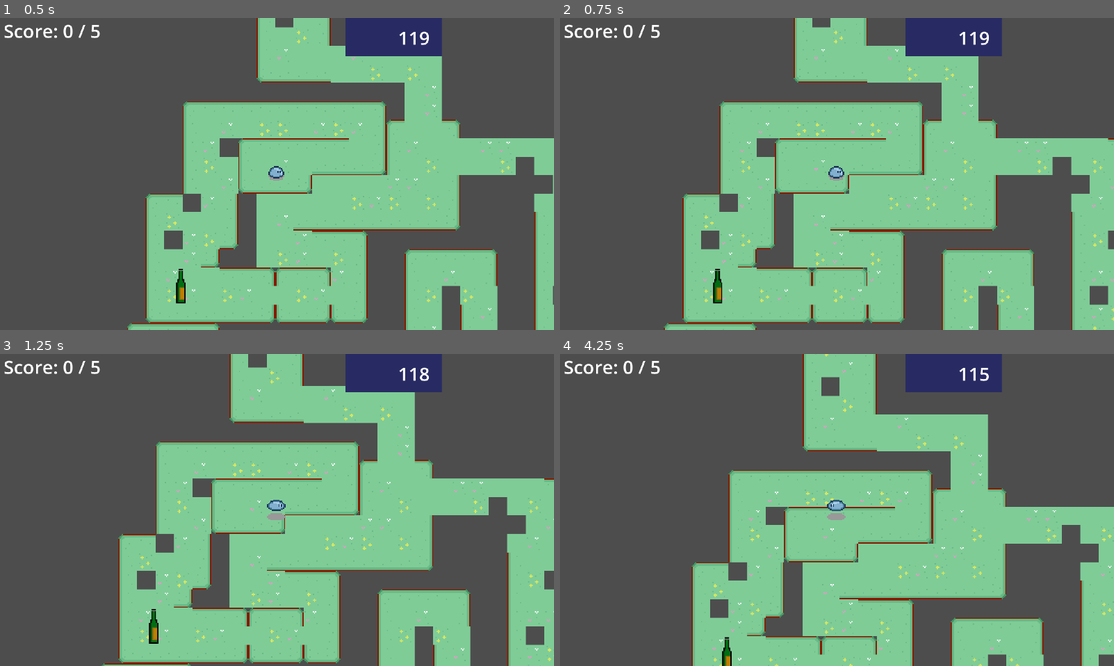
Above: before the commit, frames 1-4 (two rows, left to right).
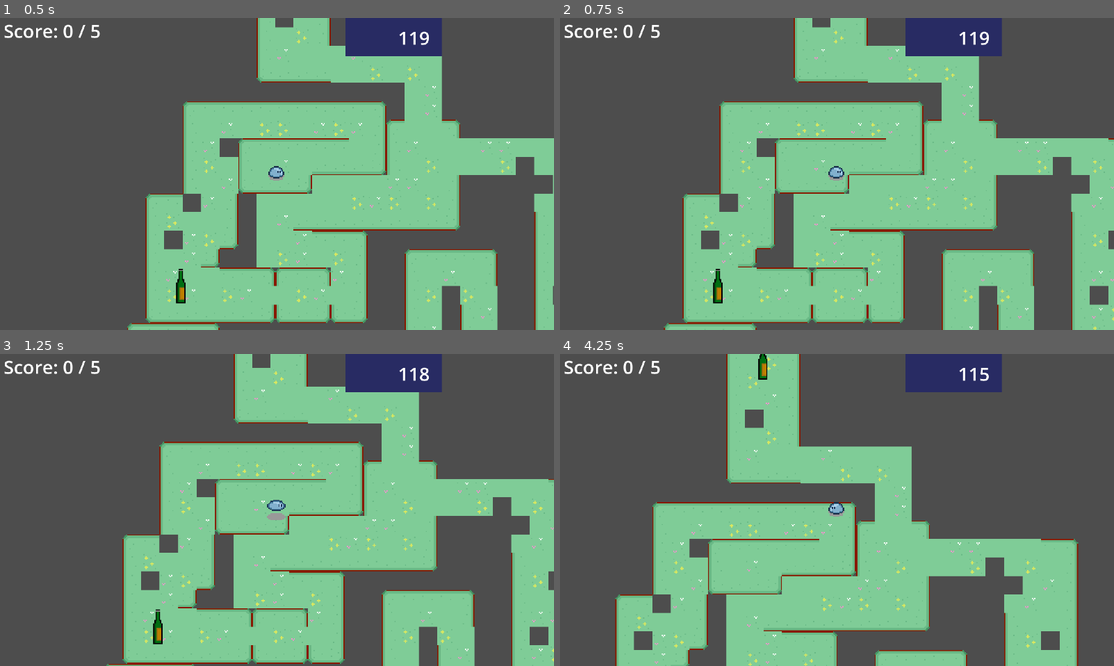
Above: after the commit, the same moments.

Repository: LEBOURGEOIS-maker/Jacky-boiiing
Game: Godot game, scene res://Scenes/niveau2.tscn
Two runs of this game, one before a commit and one after it. Both use one fixed random seed, a clock stepped at 60 frames per second and the inputs below. This scene is started directly instead of the project's main scene.
Inputs (mouse positions are in pixels of both pictures, inside the frame that each line leads up to):
- Up to frame 1 (0.5 s): no input
- Up to frame 2 (0.75 s): tap Enter (ui_accept) at 0.5 s; move the mouse to (958, 158) at 0.52 s; hold D (right) from 0.53 s (still down)
- Up to frame 3 (1.25 s): keep holding D (right); tap Enter (ui_accept) at 0.77 s
- Up to frame 4 (4.25 s): move the mouse to (726, 525) at 1.27 s; release D (right) at 1.28 s; hold S (down) 1.28-2.03 s; tap Enter (ui_accept) at 1.52, 3.02, 3.77 s; move the mouse to (892, 441) at 2.02 s; hold D (right) 2.03-2.78 s; move the mouse to (809, 572) at 2.77 s; hold Up (ui_up) 2.78-3.53 s; move the mouse to (1003, 556) at 3.52 s; hold Q (left) from 3.53 s (still down)

Frame 1 is identical in both runs. In frame 2, 0.3% of the frame differs, in the area x 18-100%, y 0-100%; in frame 3, 6.9%; in frame 4, 40%, in the area x 9-100%, y 0-100%.

Commit message:
the last emilie malade

Diff:
--- a/Scenes/niveau1.tscn
+++ b/Scenes/niveau1.tscn
@@ -127,7 +127,7 @@
 1:2/0 = 0
 1:2/0/physics_layer_0/polygon_0/points = PackedVector2Array(8, 5.875, 8, 8, -8, 8, -8, 5.875)
 2:2/0 = 0
-2:2/0/physics_layer_0/polygon_0/points = PackedVector2Array(6, -8, 8, -8, 8, 8, -8, 8, -8, 6, 2.625, 5.875, 5.875, 3)
+2:2/0/physics_layer_0/polygon_0/points = PackedVector2Array(-8, -8, 8, -8, 8, 8, -8, 8)
 1:4/0 = 0
 2:4/0 = 0
 0:4/0 = 0
--- a/Scenes/niveau2.tscn
+++ b/Scenes/niveau2.tscn
@@ -92,22 +92,24 @@
 [sub_resource type="TileSetAtlasSource" id="TileSetAtlasSource_num5l"]
 texture = ExtResource("7_ugboj")
 0:0/0 = 0
-0:0/0/physics_layer_0/polygon_0/points = PackedVector2Array(-8, 8, -8, -8, 8, -8, 8, -6.875, -3.875, -7, -6.75, -4, -7, 8)
+0:0/0/physics_layer_0/polygon_0/points = PackedVector2Array(8, -8, -8, -8, -8, 8, -5.125, 8, -4.25, -3.75, 8, -4.125)
 1:0/0 = 0
-1:0/0/physics_layer_0/polygon_0/points = PackedVector2Array(-8, -8, 8, -8, 8, -7, -8, -6.875)
+1:0/0/physics_layer_0/polygon_0/points = PackedVector2Array(-8, -8, 8, -8, 8, -3.125, -8, -2.875)
 2:0/0 = 0
-2:0/0/physics_layer_0/polygon_0/points = PackedVector2Array(-8, -8, 8, -8, 8, 8, 7, 8, 6.75, -3.875, 3.875, -7, -8, -6.875)
+2:0/0/physics_layer_0/polygon_0/points = PackedVector2Array(-8, -8, -8, -4.125, 4.625, -4.25, 4.375, 8, 8, 8, 8, -8)
 0:1/0 = 0
-0:1/0/physics_layer_0/polygon_0/points = PackedVector2Array(-8, -8, -7.125, -8, -7, 8, -8, 8)
+0:1/0/physics_layer_0/polygon_0/points = PackedVector2Array(-4.625, -8, -6.875, -4.875, -7, 8, -4.375, 8)
+0:1/0/physics_layer_0/polygon_1/points = PackedVector2Array(-4.125, -8, -8, -8, -7.75, 9)
 1:1/0 = 0
 2:1/0 = 0
-2:1/0/physics_layer_0/polygon_0/points = PackedVector2Array(8, -8, 8, 8, 6.875, 8, 6.875, -8)
+2:1/0/physics_layer_0/polygon_0/points = PackedVector2Array(3.5, -8, 3.5, 8, 8, 8, 8, -8)
 0:2/0 = 0
-0:2/0/physics_layer_0/polygon_0/points = PackedVector2Array(-8, -8, -6.75, -8, -6.75, 3.75, -4.875, 5.125, -3.625, 6.875, 8, 6.625, 8, 8, -8, 8)
+0:2/0/physics_layer_0/polygon_0/points = PackedVector2Array(8, 4.375, 8, 8, -8, 8, -8, 4.125, -8, 1.625)
+0:2/0/physics_layer_0/polygon_1/points = PackedVector2Array(-4.75, -8, -8, -8, -8, 8)
 1:2/0 = 0
-1:2/0/physics_layer_0/polygon_0/points = PackedVector2Array(-8, 6.75, 8, 6.625, 8, 8, -8, 8)
+1:2/0/physics_layer_0/polygon_0/points = PackedVector2Array(8, 4.375, 8, 8, -8, 8, -8, 4.125)
 2:2/0 = 0
-2:2/0/physics_layer_0/polygon_0/points = PackedVector2Array(8, -8, 8, 8, -8, 8, -8, 6.875, 3.875, 6.75, 6.875, 4, 7, -8)
+2:2/0/physics_layer_0/polygon_0/points = PackedVector2Array(3.5, -8, 3.375, 3.75, -8, 4.25, -8, 8, 8, 8, 8, -8)
 
 [sub_resource type="TileSetAtlasSource" id="TileSetAtlasSource_ye2e5"]
 texture = ExtResource("7_2jmpp")
--- a/project.godot
+++ b/project.godot
@@ -45,7 +45,6 @@
 down={
 "deadzone": 0.5,
 "events": [Object(InputEventKey,"resource_local_to_scene":false,"resource_name":"","device":-1,"window_id":0,"alt_press …(192 unchanged characters)…
-, Object(InputEventKey,"resource_local_to_scene":false,"resource_name":"","device":-1,"window_id":0,"alt_pressed":false,"shift_pressed":false,"ctrl_pressed":false,"meta_pressed":false,"pressed":false,"keycode":4194322,"physical_keycode":0,"key_label":0,"unicode":0,"location":0,"echo":false,"script":null)
 ]
 }
 
